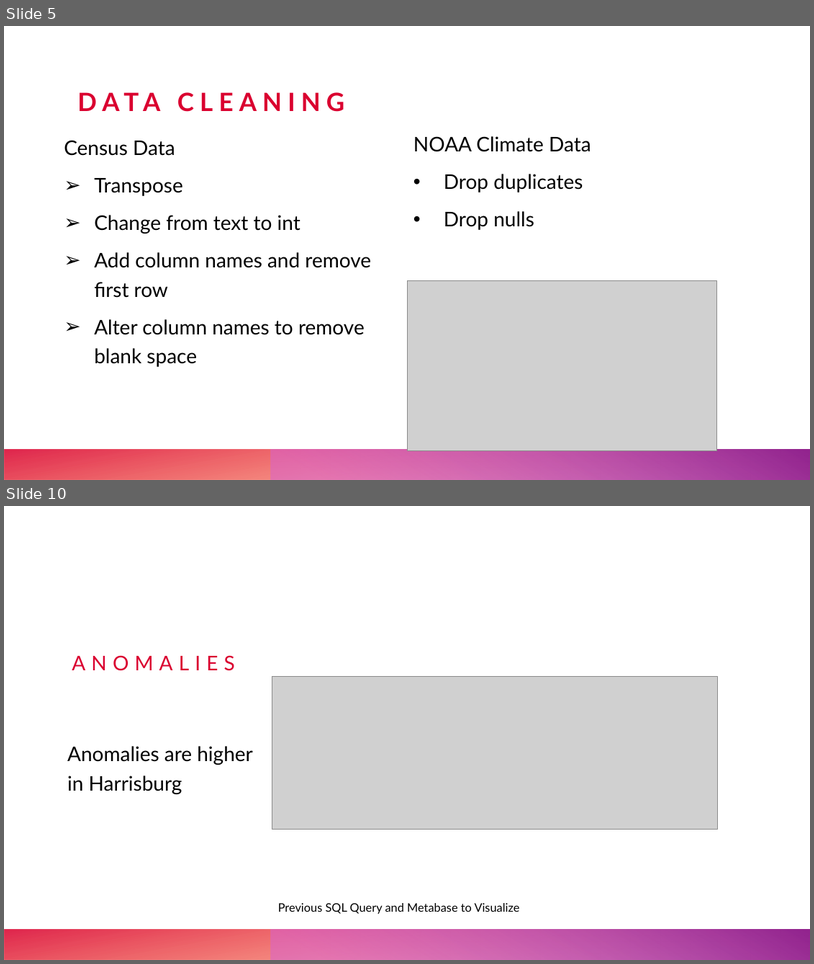
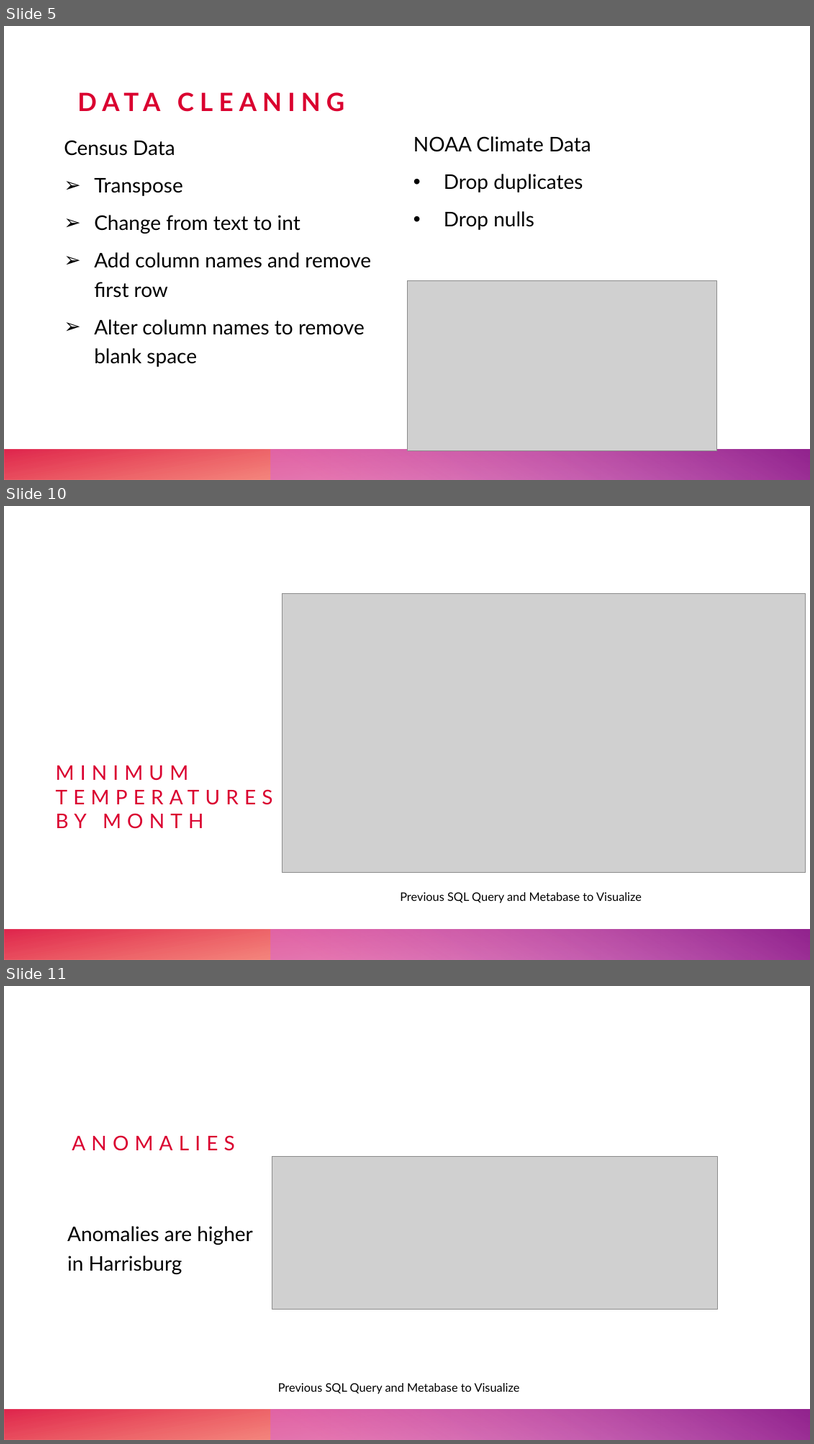
Before and after one commit to diazj2etown-sudo/UrbanHeatIslands, a slide deck: Final Capstone Presentation.pptx. Shown one above the other, each under a label of ours: slides 5 and 10 before the commit, slides 5, 10 and 11 after it; the slides between them are not shown. The pictures are 814x964 and 814x1444 pixels, drawn with LibreOffice and Linux fonts; fonts in the diff are those of the drawing; grey boxes stand for pictures. Boxes give left, top, right and bottom in pixels: in the first picture for what was removed or moved away, otherwise in the second. Text is boxed around its words. In the diff, an @@ line names an element or a change of style, - is before the commit and + after.

```diff
--- a/Final Capstone Presentation.pptx
+++ b/Final Capstone Presentation.pptx
@@ slide 10 added at (x1=4, y1=506, x2=810, y2=960), background #FFFFFF; not listed: 2 template elements that a slide beside it also shows @@
@@ picture added at (x1=282, y1=593, x2=806, y2=872) @@
@@ title added at (x1=56, y1=765, x2=203, y2=829), 24 pt, text #DA002F @@
+MINIMUM TEMPERATURES
+BY MONTH
@@ text added at (x1=400, y1=892, x2=642, y2=903), 14 pt, text #000000 @@
+Previous SQL Query and Metabase to Visualize
@@ what was slide 10 is now slide 11 @@
```
Also in this commit, not shown: 10 slides changed, 2 other slides added, 2 slides removed.
